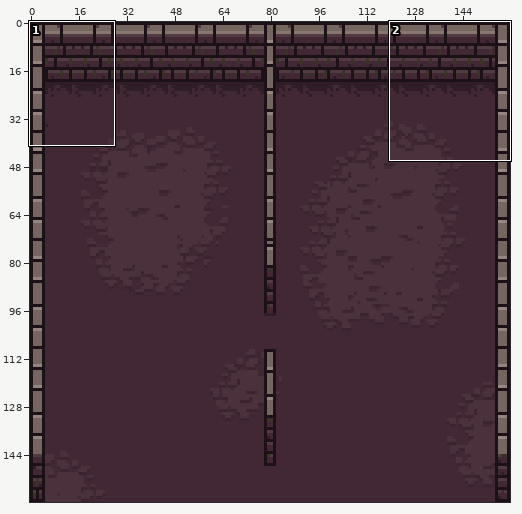
One commit to this sprite sheet: Assets/Resources/Images/base_level.png. The picture above shows the old version from afar; the outline marks the close-up.
Close-up. Before the edit:
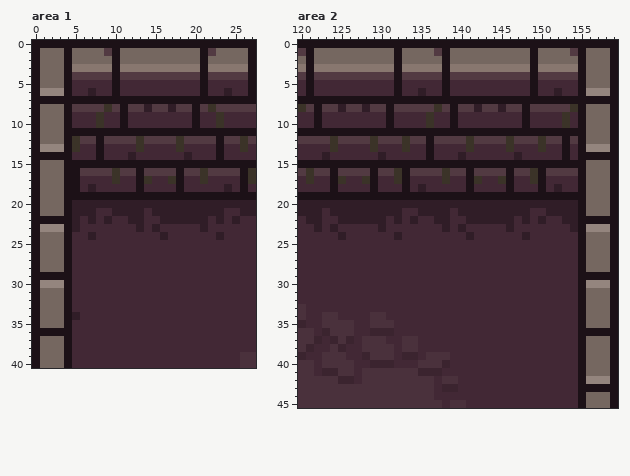
The file is 160x160 pixels. Colours within 5 levels of each other are drawn and written as one. Shown: area 1: x 0..27, y 0..40; area 2: x 120..159, y 0..45.
The result:
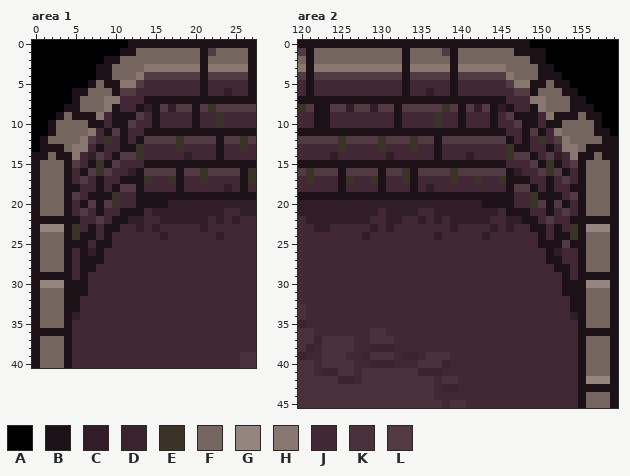
Palette (. is transparent): A #000000  B #1c1117  C #301d27  D #3b242f  E #3b3328  F #756760  G #94857e  H #88776f  J #422835  K #4a313c  L #523a42
What changed:
Changed rows in their new state; - is an unchanged pixel.
Area 1:
first column x 0:
 0 AAAAAAAAAAAA-----
 1 AAAAAAAAAAABB----
 2 AAAAAAAAAB-------
 3 AAAAAAAABBFFFF---
 4 AAAAAAAABBFFFH---
 5 AAAAAAABFB-HHL---
 6 AAAAABBFFF-LL----
 7 AAAAA-FFFHHJJJ---
 8 AAAA-BFFFHBJJB-B-
 9 AAABFBBBH-B-BL-B-
10 AAB-FFFBB-B-L--B-
11 AAB-FFFHJ-L-JJ---
12 AB--FFH-JEJBJB---
13 ABBBFHH----BB----
14 --F--H-CL-BLLE---
15 -----LJ-E-LJJJ---
16 -----JB-E-JJC----
17 -----JL-B-JBB----
18 -------JB-BLL----
19 -----LJ---EJJ----
20 -----JBLBLEJJBBBB
21 -----JLJB-JBBB---
22 -----B-JLJBB-----
23 -----E-B-BB------
24 -----EBB-B-------
25 -----BB-BB-------
26 ------BCB--------
27 ------BBB--------
28 ------BB---------
29 ------B----------
30 -----BB----------
31 -----BB----------
32 -----B-----------
33 -----B-----------
Area 2:
first column x 123:
 0 --------------------------AAAAAAAAAAA
 1 ---------FB---FLB-------BB-BAAAAAAAAA
 2 ---------FB----FB----------BAAAAAAAAA
 3 ---------HB----HB------FFFFBBAAAAAAAA
 4 ---------LB----LB------HFFFBBBAAAAAAA
 5 ---------JB----JB------LHH-BFBBAAAAAA
 6 ---------JB-JC-JB-------LL-FFFBBAAAAA
 7 -----------------------JJJHHFFF--AAAA
 8 B-LC-LC-LB----LELB---B-BJJBHFFFB-BAAA
 9 B-------JB---JE-JB---B-LB-B-HBBBFBBAA
10 B-------JB---JE-JB---B--L-B-BBFFF-BAA
11 -----------------------JJ-L-JHFFF-BBA
12 -LE---LE--LE-LB---L----BJBJ-J-HFF--B-
13 -JE---JE--JE-JB---J-----BB-JB-HHFBBB-
14 JC-----JC----JB--JC----ELLB-LCJH--F--
15 -----------------------JJJL-E-JL-----
16 -LB---LB-LEB---LE-L-----CJJLE-BJ-----
17 -JBE-JEB-JEB---JE-J-----BBJJB-L------
18 -JB---JB--JBJC----J-----LLBJBJ-B-----
19 ------------------------JJE---JL-----
20 --------------------BBBBJJELBLBJ-----
21 C------J--CCJJ--C-----JBBB--BJLJ-----
22 CC----JJC--JC--JCC---JJ-CBBJL-JB-----
23 CJ----CJC------JCJ---C----BB-B-E-----
24 --J--C---J----C---J-C----J-B-BBE-----
25 ---------------------------BBBLB-----
26 ----------------------------BC-------
27 ----------------------------BB-------
28 -----------------------------BB------
29 ------------------------------B------
30 ------------------------------BB-----
31 ------------------------------BB-----
32 -------------------------------B-----
33 -------------------------------B-----
34 JJ----JJ-----------------------C-----
35 JJJJ--JJJ----------------------------
36 JJJJ--KKJ----------------------------
37 KK-K-J--K-JJ-------------------------
38 K-KK-JDDD-JJ-------------------------
